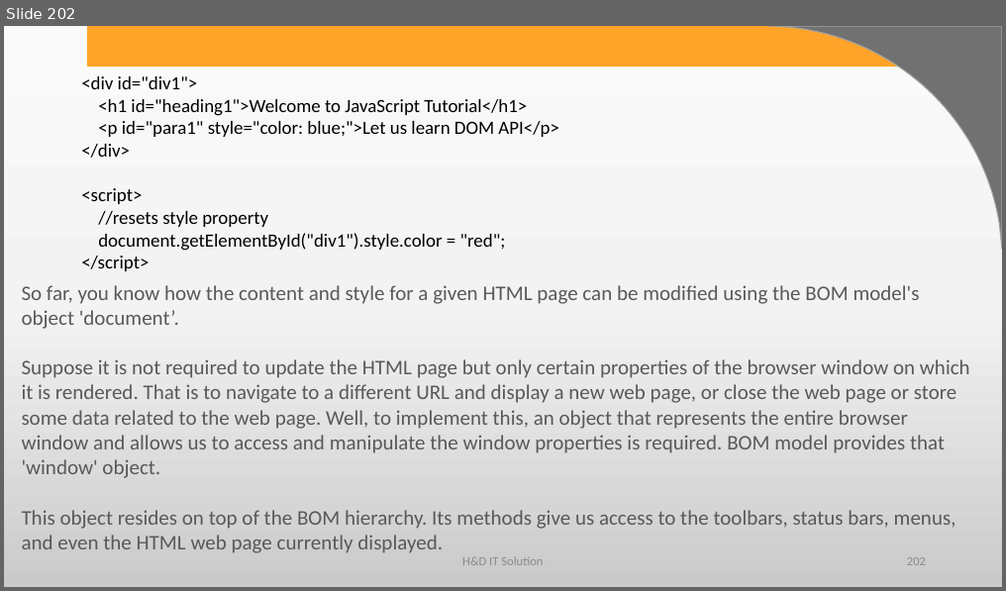
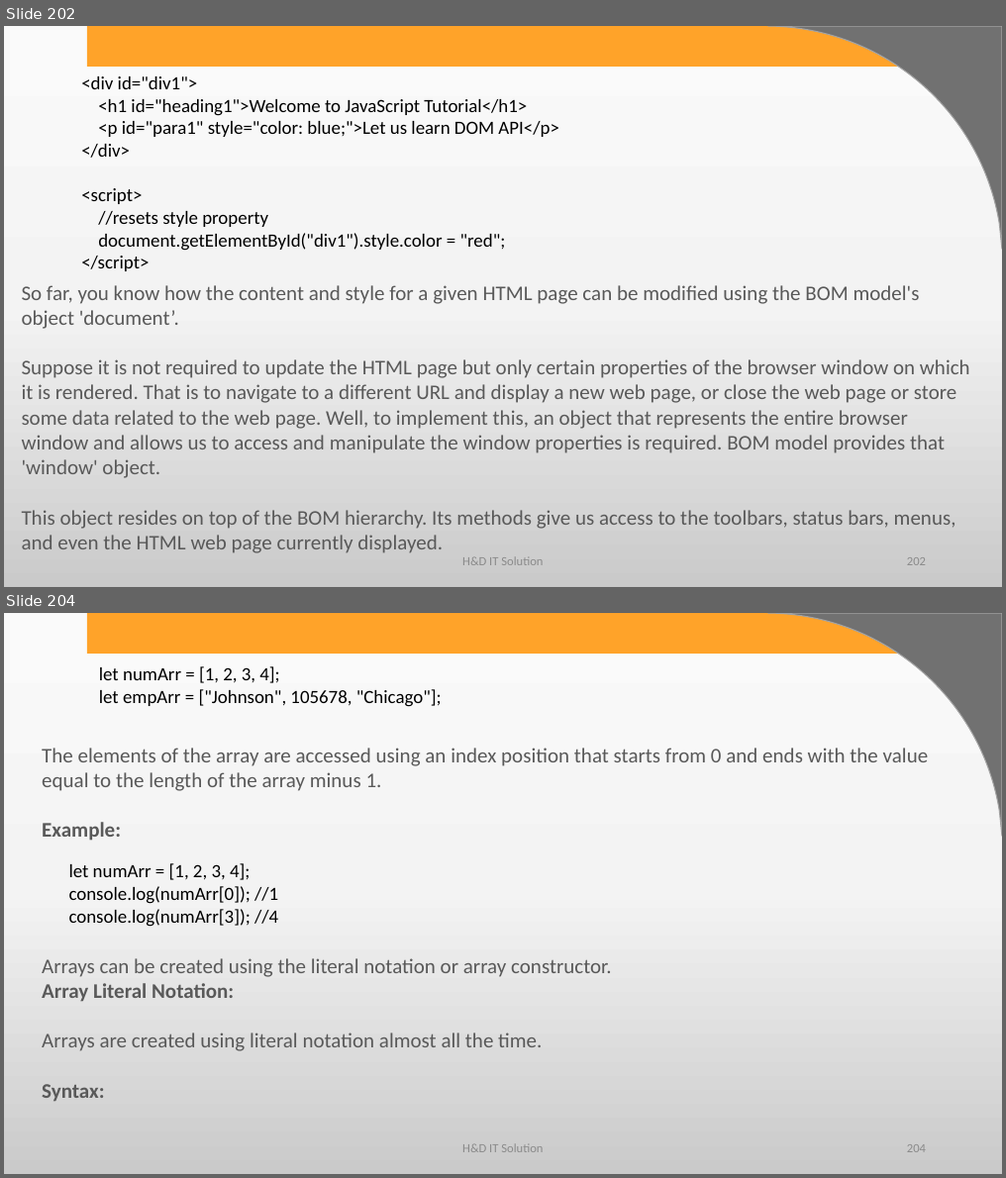
Before and after one commit to harshadasawant/javascript, a slide deck: ppt/JavaScript.pptx. Shown one above the other, each under a label of ours: slide 202 before the commit, slides 202 and 204 after it; the slides between them are not shown. The pictures are 1006x591 and 1006x1178 pixels, drawn with LibreOffice and Linux fonts; fonts in the diff are those of the drawing; background and template pictures are left out. Boxes give left, top, right and bottom in pixels: in the first picture for what was removed or moved away, otherwise in the second. Text is boxed around its words. In the diff, an @@ line names an element or a change of style, - is before the commit and + after.

Commit message:
array

```diff
--- a/ppt/JavaScript.pptx
+++ b/ppt/JavaScript.pptx
@@ slide 204 added at (x1=4, y1=613, x2=1002, y2=1174), background gradient #FBFBFB to #F4F4F4 to #CBCBCB; not listed: 2 template elements that a slide beside it also shows @@
@@ text added at (x1=99, y1=666, x2=442, y2=707), 18 pt, text #000000 @@
+let numArr = [1, 2, 3, 4];
+let empArr = ["Johnson", 105678, "Chicago"];
@@ text added at (x1=42, y1=748, x2=929, y2=841), 20 pt, text #595959 @@
+The elements of the array are accessed using an index position that starts from 0 and ends with the value equal to the length of the array minus 1.
+Example:
@@ text added at (x1=69, y1=863, x2=278, y2=927), 18 pt, text #000000 @@
+let numArr = [1, 2, 3, 4];
+console.log(numArr[0]); //1
+console.log(numArr[3]); //4
@@ text added at (x1=42, y1=959, x2=612, y2=1101), 20 pt, text #595959 @@
+Arrays can be created using the literal notation or array constructor.
+Array Literal Notation:
+Arrays are created using literal notation almost all the time.
+Syntax:
@@ text added at (x1=462, y1=1145, x2=543, y2=1153), 12 pt, text #8C8C8C @@
+H&D IT Solution
@@ page number added at (x1=907, y1=1145, x2=926, y2=1153), 12 pt, text #8C8C8C @@
+204
```
Also in this commit, not shown: 23 other slides added, 1 other file.
